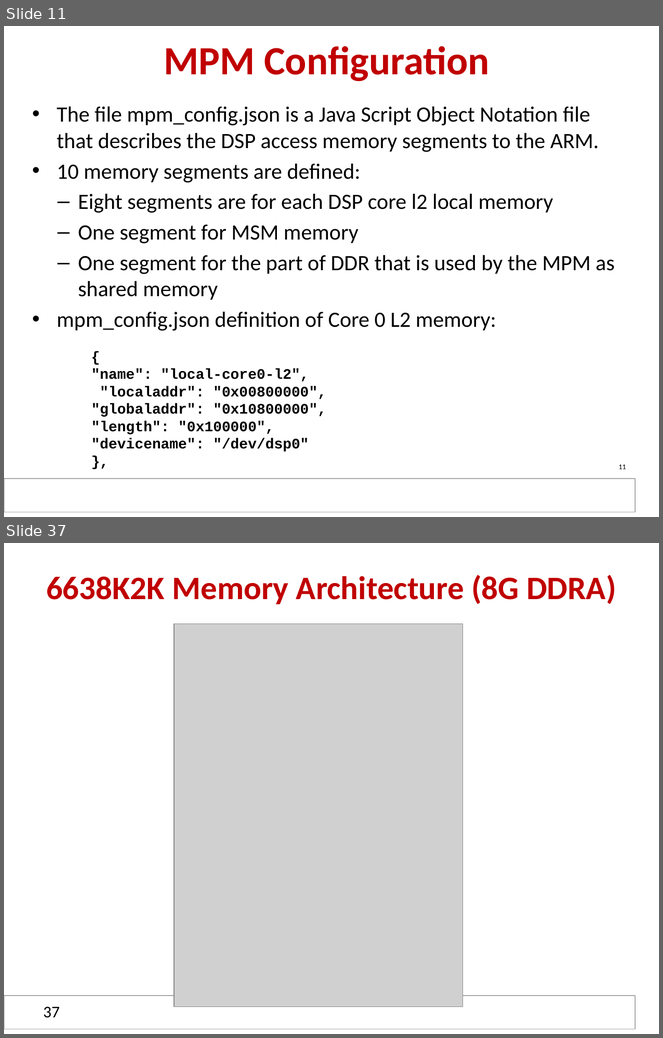
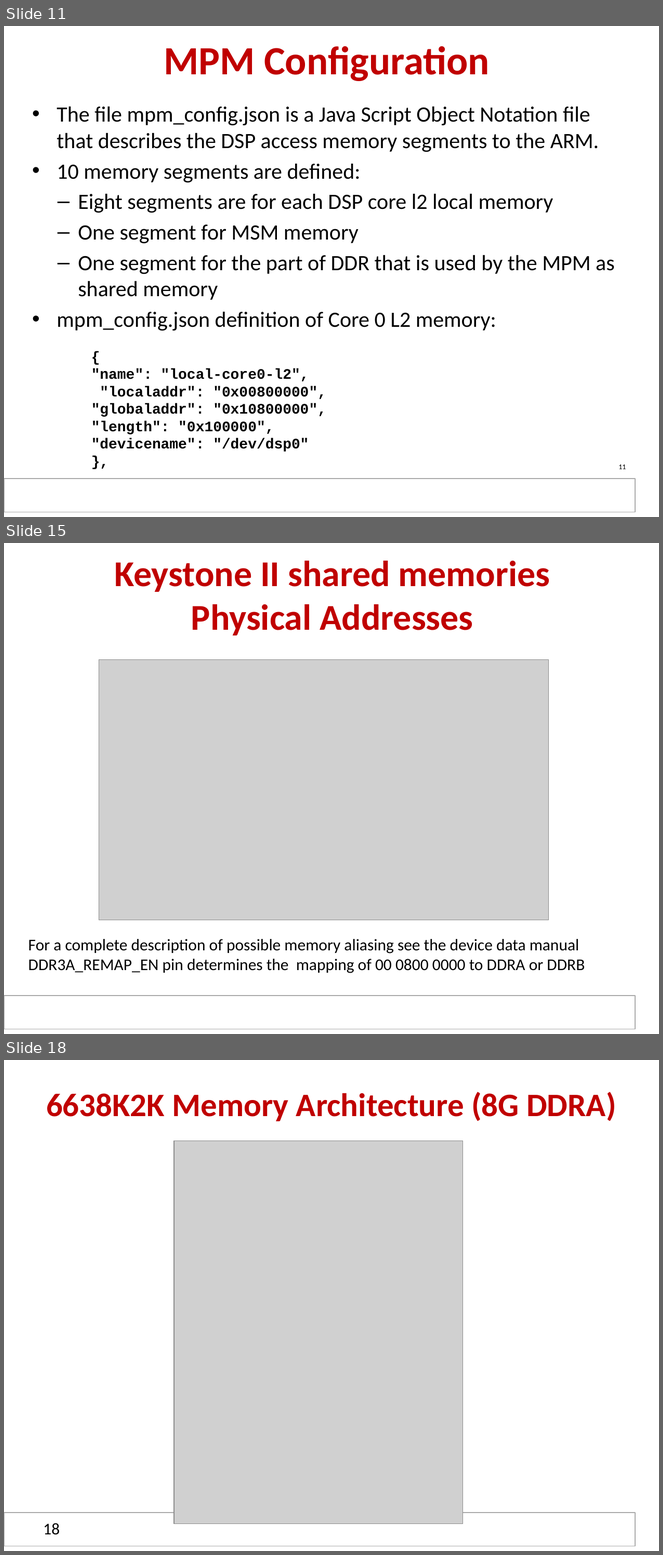
Before and after one commit to hari1989/keystone-workshop, a slide deck: slides/KeyStone ARM DSP.pptx. Shown one above the other, each under a label of ours: slides 11 and 37 before the commit, slides 11, 15 and 18 after it; the slides between them are not shown. The pictures are 663x1038 and 663x1555 pixels, drawn with LibreOffice and Linux fonts; fonts in the diff are those of the drawing; grey boxes stand for pictures; background and template pictures are left out. Boxes give left, top, right and bottom in pixels: in the first picture for what was removed or moved away, otherwise in the second. Text is boxed around its words. In the diff, an @@ line names an element or a change of style, - is before the commit and + after.

```diff
--- a/slides/KeyStone ARM DSP.pptx
+++ b/slides/KeyStone ARM DSP.pptx
@@ slide 15 added at bbox=[4, 543, 659, 1034], background #FFFFFF; not listed: 1 template element that a slide beside it also shows @@
@@ title added at bbox=[114, 561, 551, 636], 40 pt, text #C00000, bold @@
+Keystone II shared memories
+Physical Addresses
@@ picture added at bbox=[99, 659, 548, 921] @@
@@ text added at bbox=[28, 939, 585, 974], 18 pt, text #000000 @@
+For a complete description of possible memory aliasing see the device data manual
+DDR3A_REMAP_EN pin determines the mapping of 00 0800 0000 to DDRA or DDRB
@@ what was slide 37 is now slide 18 @@
@@ page number at bbox=[43, 1523, 60, 1535]: text changed @@
-37
+18
```
Also in this commit, not shown: 3 slides changed, 4 other slides added, 2 slides removed.
